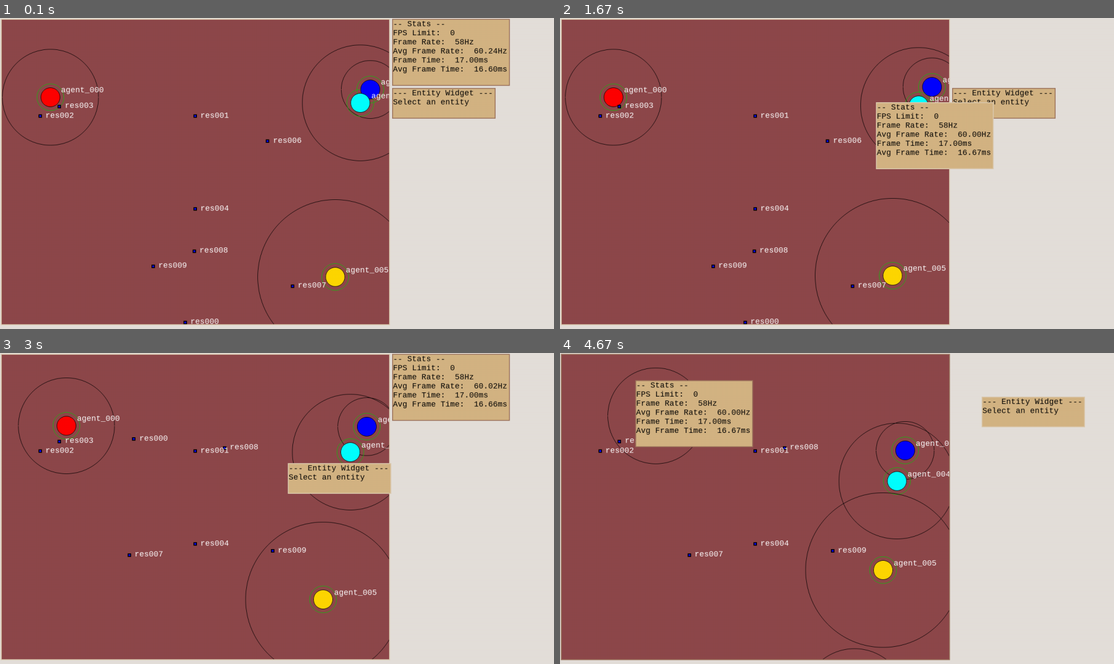
Above: before the commit, frames 1-4 (two rows, left to right).
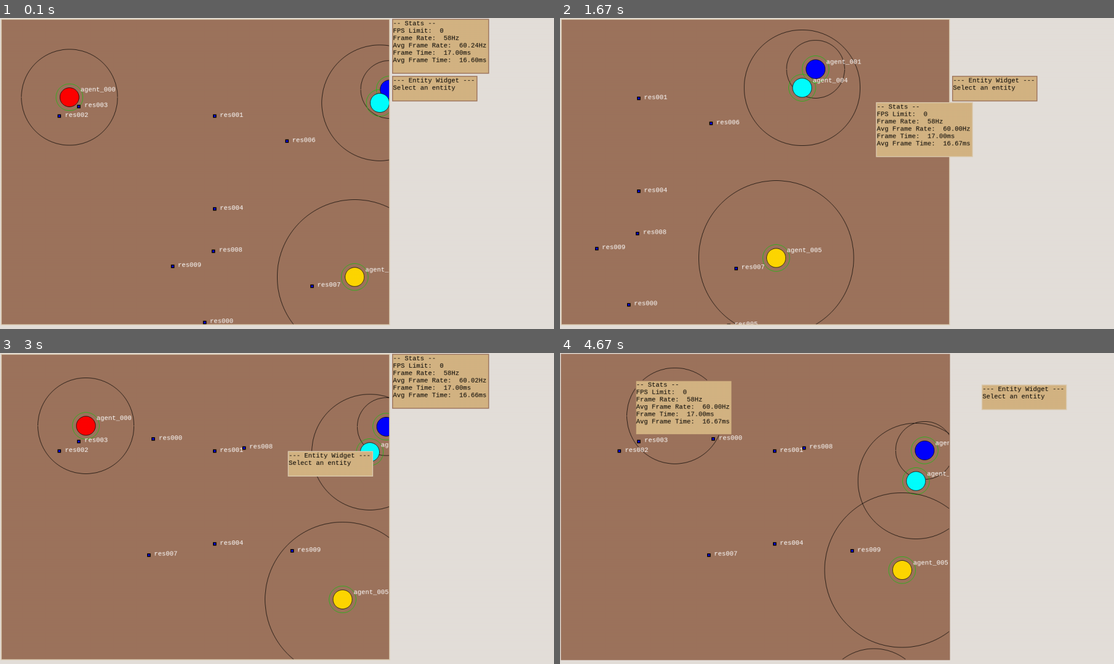
Above: after the commit, the same moments.

Repository: raphaelpaiva/py_creatures
Game: pygame game, started from main.py
Two runs of this game, one before a commit and one after it. Both use one fixed random seed, a clock stepped at 60 frames per second and the inputs below.
Inputs (mouse positions are in pixels of both pictures, inside the frame that each line leads up to):
- Up to frame 1 (0.1 s): no input
- Up to frame 2 (1.67 s): press the mouse at (837, 195) at 0.37 s; move the mouse to (770, 185) at 0.47 s; release the mouse at (704, 176) at 0.6 s; tap = at 0.67 s; press the mouse at (997, 45) at 1.03 s; move the mouse to (964, 86) at 1.13 s; release the mouse at (925, 129) at 1.27 s; tap - at 1.33 s
- Up to frame 3 (3 s): click (204, 617) at 1.72 s; tap R at 2 s; press the mouse at (432, 424) at 2.37 s; move the mouse to (426, 452) at 2.47 s; release the mouse at (415, 480) at 2.6 s; press the mouse at (415, 480) at 2.7 s; move the mouse to (371, 471) at 2.8 s; release the mouse at (332, 464) at 2.93 s
- Up to frame 4 (4.67 s): press the mouse at (997, 380) at 3.03 s; move the mouse to (837, 446) at 3.13 s; release the mouse at (670, 511) at 3.27 s; press the mouse at (670, 511) at 3.37 s; move the mouse to (709, 558) at 3.47 s; release the mouse at (742, 608) at 3.6 s; press the mouse at (742, 608) at 3.7 s; move the mouse to (825, 580) at 3.8 s; release the mouse at (903, 552) at 3.93 s; press the mouse at (903, 552) at 4.03 s; move the mouse to (792, 480) at 4.13 s; release the mouse at (681, 405) at 4.27 s; press the mouse at (892, 464) at 4.37 s; move the mouse to (958, 430) at 4.47 s; release the mouse at (1025, 396) at 4.6 s

The runs differ from the first frame. In frame 1, 72% of the frame differs, in the area x 0-93%, y 0-99%; in frame 2, 69%; in frame 3, 70%; in frame 4, 68%.

Commit message:
feat: View port moving and zooming with mouse

Diff:
--- a/app/render_system/render_system.py
+++ b/app/render_system/render_system.py
@@ -29,7 +29,7 @@
 
     pg.init()
     self.screen = pg.display.set_mode(self.screen_size.as_tuple())
-    self.font = pg.font.SysFont('monospace', 18)
+    self.font = pg.font.SysFont('monospace', 15)
 
     self.clock = pg.time.Clock()
     self.stats.frametime = self.clock.tick(self.fps_limit)
@@ -44,7 +44,7 @@
       self.world.width * scale_x,
       (self.world.height + 80) * scale_y
     )
-    world_widget_style = Style(background_color=pg.Color('#8E484B'))
+    world_widget_style = Style(background_color=pg.Color('#9d745d'))
     world_widget_style.size = world_widget_size
 
     self.world_widget = WorldWidget(
@@ -122,26 +122,29 @@
     pg.quit()
 
   def handle_events(self):
-    for event in pg.event.get():
-      e: pg.event.Event = event
-      if e.type == pg.MOUSEBUTTONDOWN:
+    for e in pg.event.get():
+      event: pg.event.Event = e
+      if event.type == pg.MOUSEWHEEL:
+        if self.top_hovering_widget:
+          self.top_hovering_widget.on_mouse_wheel(Vector(event.precise_x, event.precise_y))
+      elif event.type == pg.MOUSEBUTTONDOWN:
         if self.top_hovering_widget:
           self.ui_stack.remove(self.top_hovering_widget)
           self.add_ui_element(self.top_hovering_widget)
           for i, ui_element in enumerate(self.ui_stack):
             ui_element.z_position = i
           self.top_hovering_widget.on_mouse_down()
-      if e.type == pg.MOUSEBUTTONUP:
+      if event.type == pg.MOUSEBUTTONUP:
         if self.top_hovering_widget:
           self.top_hovering_widget.on_mouse_up()
-      if e.type == pg.KEYUP:
-        if e.key == pg.K_ESCAPE:
+      if event.type == pg.KEYUP:
+        if event.key == pg.K_ESCAPE:
           self.app.quit()
-        if e.key == pg.K_r:
+        if event.key == pg.K_r:
           self.app.reset()
-        if e.key == pg.K_EQUALS:
+        if event.key == pg.K_EQUALS:
           self.world_widget.scale *= 2
-        if e.key == pg.K_MINUS:
+        if event.key == pg.K_MINUS:
           self.world_widget.scale /= 2
       if event.type == pg.QUIT:
         self.app.quit()
--- a/app/render_system/widgets/widget.py
+++ b/app/render_system/widgets/widget.py
@@ -8,7 +8,7 @@
 from ..mouse_handler import mouse
 
 
-class Widget():
+class Widget(object):
   def __init__(self,
                parent: pg.Surface,
                position: Vector = ORIGIN,
@@ -65,6 +65,9 @@
   def on_hover(self):
     pass
 
+  def on_mouse_wheel(self, wheel_vec: Vector):
+    pass
+
   @classmethod
   def center_in_surface(cls, surface: pg.surface, size: UISize) -> Vector:
     return Vector(
--- a/app/render_system/widgets/world_widget.py
+++ b/app/render_system/widgets/world_widget.py
@@ -13,6 +13,10 @@
 from core.world import World
 
 from app.render_system.mouse_handler import mouse
+
+
+MIN_SCALE = 1.0
+MAX_SCALE = 20.0
 
 
 class WorldWidget(Widget):
@@ -32,20 +36,26 @@
       style
     )
 
+    self.dragging = False
     self.log = logging.getLogger(self.__class__.__name__)
     self.world = world
     self._scale = scale
+    self.original_scale = self._scale
     self.font = font
     self.bottom_layer = pg.Surface(size=self.surface.get_size())
-    self.world_layer  = pg.Surface(size=self.surface.get_size())
-    self.top_layer    = pg.Surface(size=self.surface.get_size())
-    self.hover        = None
+    self.world_layer = pg.Surface(size=self.surface.get_size())
+    self.top_layer = pg.Surface(size=self.surface.get_size())
+    self.hover: Graphic | None = None
+
     self.layers = {
       'bottom': self.bottom_layer,
       'world': self.world_layer,
       'top': self.top_layer
     }
     self.graphics: List[Graphic] = self.get_graphics()
+
+    self.view_port_position: Vector = Vector(10, 0)
+
     self.movable = False
 
     self.selected_entity = None
@@ -64,6 +74,8 @@
       return result
 
   def update(self):
+    if self.dragging:
+      self.view_port_position += mouse.relative_movement / self.scale
     self.graphics = self.get_graphics()
     self._set_hover()
     self._render_bottom_layer()
@@ -76,19 +88,29 @@
 
   def on_mouse_up(self):
     super().on_mouse_up()
+    self.dragging = False
     if self.hover:
       self.selected_entity = self.hover.entity
       self.hover.toggle_selected()
     else:
       self.selected_entity = None
 
+  def on_mouse_down(self):
+    super().on_mouse_down()
+    if self.hovering:
+      self.dragging = True
+
+  def on_mouse_wheel(self, wheel_vec: Vector):
+    scale_step = wheel_vec.y / 10.0
+    self.scale += scale_step
+
   def _set_hover(self):
     mouse_position = mouse.position - self.position
 
     for graphic in self.graphics:
       graphic_size = graphic.size * self.scale - graphic.border_width
-      graphic_pos = graphic.position * self.scale
-      if ( (graphic_pos - mouse_position).size() <= graphic_size ):
+      graphic_pos = (self.view_port_position + graphic.position) * self.scale
+      if (graphic_pos - mouse_position).size() <= graphic_size:
         self.hover = graphic
         return
 
@@ -96,10 +118,11 @@
 
   def _render_top_layer(self):
     for graphic in self.graphics:
-      if graphic.layer != TOP_LAYER: continue
+      if graphic.layer != TOP_LAYER:
+        continue
 
       size = graphic.size * self.scale - graphic.border_width
-      graphic_pos = graphic.position * self.scale
+      graphic_pos = (self.view_port_position + graphic.position) * self.scale
 
       if graphic.text:
         text_offset = Vector(5 + size, -1 * size - 5)
@@ -118,7 +141,7 @@
       if graphic.layer != MIDDLE_LAYER: continue
 
       graphic_size = graphic.size * self.scale
-      graphic_pos = graphic.position * self.scale
+      graphic_pos = (self.view_port_position + graphic.position) * self.scale
 
       if self.hover is graphic or graphic.selected:
         graphic_color = WHITE
@@ -133,9 +156,11 @@
       if graphic.sprite:
         if not graphic.converted:
           graphic.original_sprite = graphic.original_sprite.convert_alpha()
+        sprite_offset = Vector(graphic.sprite.get_width(), graphic.sprite.get_height()) / 2
+        sprite_position = graphic_pos - sprite_offset
         self.surface.blit(
           graphic.sprite,
-          (int(graphic_pos.x - graphic.sprite.get_width() / 2), int(graphic_pos.y - graphic.sprite.get_height() / 2))
+          sprite_position.as_tuple()
         )
       elif graphic.shape == 'circle':
         gfx.filled_circle(
@@ -176,20 +201,13 @@
           width=graphic.border_width
         )
 
-  def load_sprite(self, graphic: Graphic):
-    try:
-      graphic.sprite = pg.image.load(graphic.sprite).convert_alpha()
-      graphic.original_sprite = graphic.sprite
-    except Exception as e:
-      self.log.warning(f"Error loading sprite: {e}. Using default shape")
-      graphic.sprite = None
-
   def _render_bottom_layer(self):
     for graphic in self.graphics:
-      if graphic.layer != BOTTOM_LAYER: continue
+      if graphic.layer != BOTTOM_LAYER:
+        continue
 
       graphic_size = graphic.size * self.scale
-      graphic_pos  = graphic.position * self.scale#  + self.position
+      graphic_pos = (self.view_port_position + graphic.position) * self.scale
 
       if graphic.shape == 'circle':
         if graphic.color != 'transparent':
@@ -210,14 +228,36 @@
           graphic.border_color
         )
 
+  def load_sprite(self, graphic: Graphic):
+    try:
+      graphic.sprite = pg.image.load(graphic.sprite).convert_alpha()
+      graphic.original_sprite = graphic.sprite
+    except Exception as e:
+      self.log.warning(f"Error loading sprite: {e}. Using default shape")
+      graphic.sprite = None
+
   @property
   def scale(self):
     return self._scale
 
   @scale.setter
   def scale(self, new_scale: float):
-    factor = new_scale / self._scale
+    if new_scale <= MIN_SCALE:
+      self._scale = MIN_SCALE
+      new_scale = MIN_SCALE
+    elif new_scale >= MAX_SCALE:
+      self._scale = MAX_SCALE
+      new_scale = MAX_SCALE
+
     self._scale = new_scale
+    ratio = self._scale / self.original_scale
     for g in self.get_graphics():
       if g.sprite and isinstance(g.sprite, pg.Surface):
-        g.sprite = pg.transform.scale(g.original_sprite, (g.sprite.get_width() * factor, g.sprite.get_height() * factor))
+        aspect_ratio = g.original_sprite.get_height() / g.original_sprite.get_width() * 1.0
+        new_width = g.original_sprite.get_width() * ratio
+        new_height = new_width * aspect_ratio
+        size = (new_width, new_height)
+        g.sprite = pg.transform.scale(
+          g.original_sprite,
+          size
+        )
